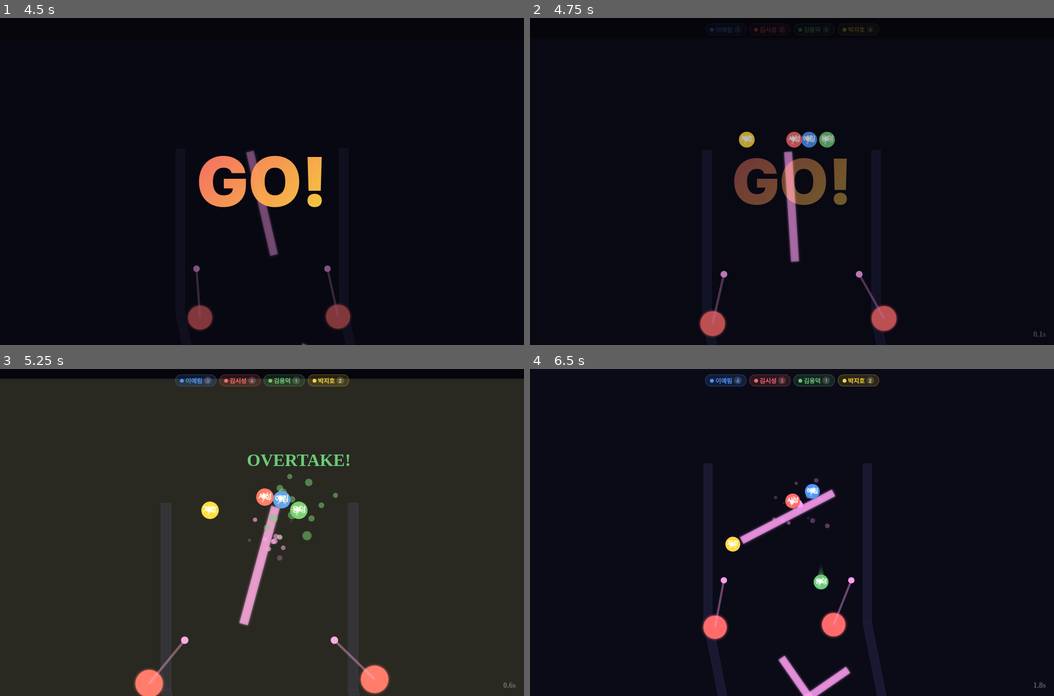
Above: before the commit, frames 1-4 (two rows, left to right).
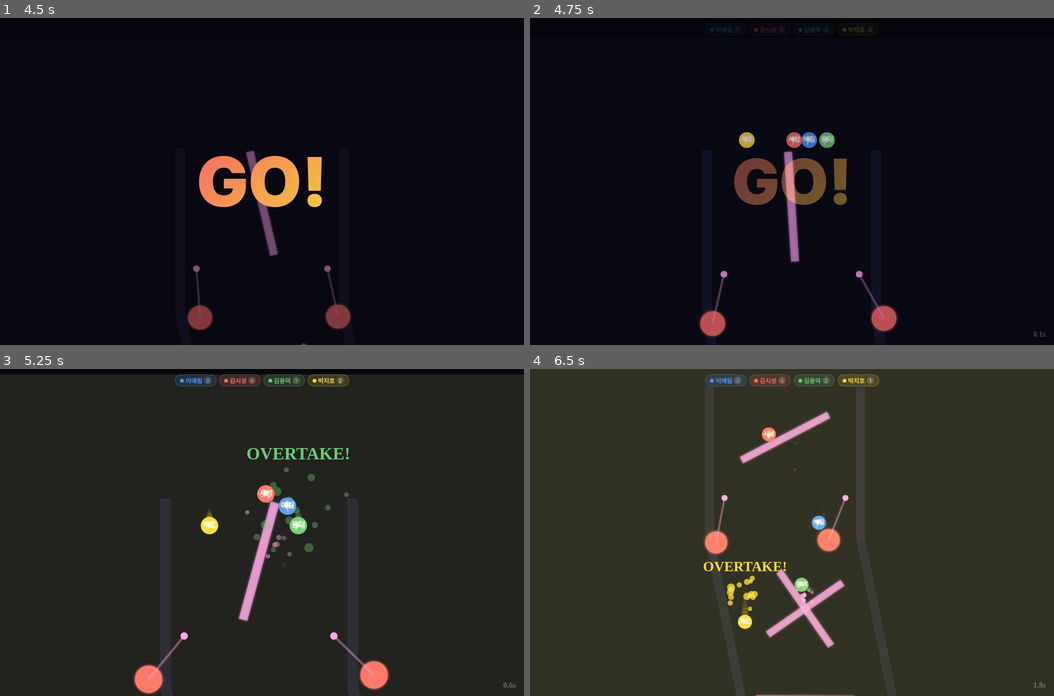
Above: after the commit, the same moments.

Repository: Maskit-AI-Conductor/scrum-order-game
Game: browser game, page index.html
Same seed, same stepped clock (60 frames per second), same inputs: the game is played once before the commit and once after it.
Inputs (mouse positions are in pixels of both pictures, inside the frame that each line leads up to):
- Up to frame 1 (4.5 s): click (199, 161) at 1.27 s; click (262, 161) at 1.87 s; click "R A C E !" at 2.47 s
- Up to frame 2 (4.75 s): no input
- Up to frame 3 (5.25 s): no input
- Up to frame 4 (6.5 s): no input

Frame 1 is identical in both runs. In frame 2, 0.1% of the frame differs, in the area x 33-63%, y 34-97%; in frame 3, 4.0%; in frame 4, 99%, in the area x 0-100%, y 0-100%.

Commit message:
feat: double ball drop speed (gravity 0.1 → 0.2)
Co-Authored-By: Claude Opus 4.6 (1M context) <noreply@anthropic.com>

Diff:
--- a/index.html
+++ b/index.html
@@ -87,7 +87,7 @@
 }
 
 function build(){
-  eng=Engine.create({gravity:{x:0,y:0.1}});
+  eng=Engine.create({gravity:{x:0,y:0.2}});
   const cx=W/2;let y=50;const A=[];spinners=[];
 
   const pg=(x,y,r=4)=>Bodies.circle(x,y,r,{isStatic:true,label:'peg',restitution:0.95,friction:0});
